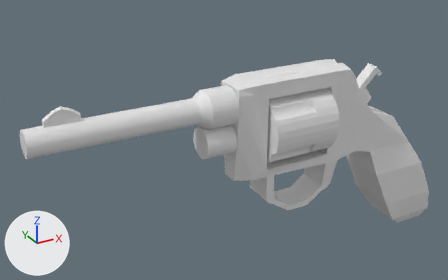
The Blender file Assets/Models/Revolver.blend, before and after one commit.
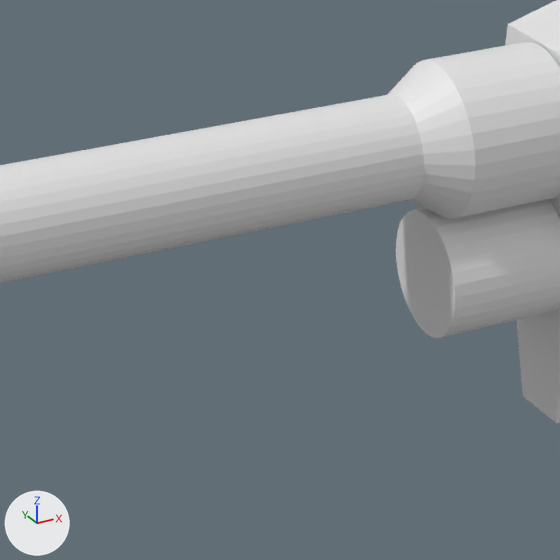
The first picture shows the older version from a 50 mm camera at (-2.64, -10.79, 4.61) aimed at (3.68, 0.69, -1.13). The close-ups show both versions on the part from 21% to 52% of the width and 27% to 77% of the height of that picture; other places that the commit changed are outside them. The axes (+X, +Y, +Z) are drawn at lower left. The lights are the same throughout.

The scene before the commit, as lines of its bpy script (objects in view):
```python
me_cylinder = bpy.data.meshes.new('Cylinder')
me_cylinder.from_pydata(...)  # 788 vertices, 645 faces; spans x -0.81..0.81, y -4.24..0.61, z -0.86..9.4
ob_cylinder = bpy.data.objects.new('Cylinder', me_cylinder)
ob_cylinder.location = (0.0, 0.0, 0.0)
ob_cylinder.rotation_euler = (1.571, 0.0, 1.571)  # degrees (90, 0, 90)
```
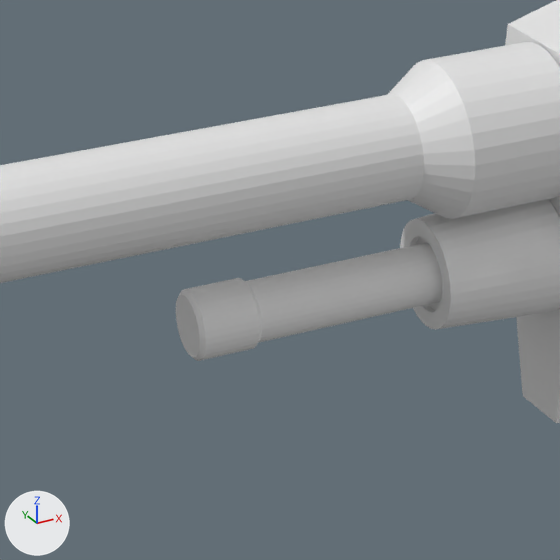
The change, as JSON lines over the scene's bpy script:
```json
{"block": "me_cylinder", "where": "# used by ob_cylinder; location = (0.0, 0.0, 0.0); rotation_euler = (1.571, 0.0, 1.571), in degrees (90, 0, 90)"}
{"op": "remove", "block": "me_cylinder", "code": "me_cylinder.from_pydata(...)  # 788 vertices, 645 faces; spans x -0.81..0.81, y -4.24..0.61, z -0.86..9.4"}
{"op": "add", "block": "me_cylinder", "code": "me_cylinder.from_pydata(...)  # 1012 vertices, 837 faces; spans x -0.81..0.81, y -4.24..0.61, z -0.86..9.49"}
{"block": "me_cylinder", "change": "me_cylinder part 1: a new loose piece of 160 vertices spanning x -0.19..0.19, y -0.93..-0.56, z 1.39..2.77"}
{"block": "me_cylinder", "change": "me_cylinder part 2"}
{"block": "me_cylinder", "change": "3 faces are deleted"}
{"block": "me_cylinder", "change": "32 vertices move from x -0.35..0.35, y -1.09..-0.4, z 2.74 to x -0.3..0.3, y -1.05..-0.45, z 2.74"}
{"block": "me_cylinder", "change": "64 vertices are added at x -0.2..0.2, y -0.95..-0.54, z 2.74..2.77"}
{"block": "me_cylinder", "change": "65 new faces join them"}
```

Pixel boxes (x1, y1, x2, y2) of what changed, in the close-ups (560 x 560 px):
```json
{"part": 1, "of": "me_cylinder", "change": "added", "after": [176, 243, 442, 361]}
{"part": 2, "of": "me_cylinder", "change": "built on", "before": [396, 199, 560, 338], "after": [400, 199, 560, 330]}
```
